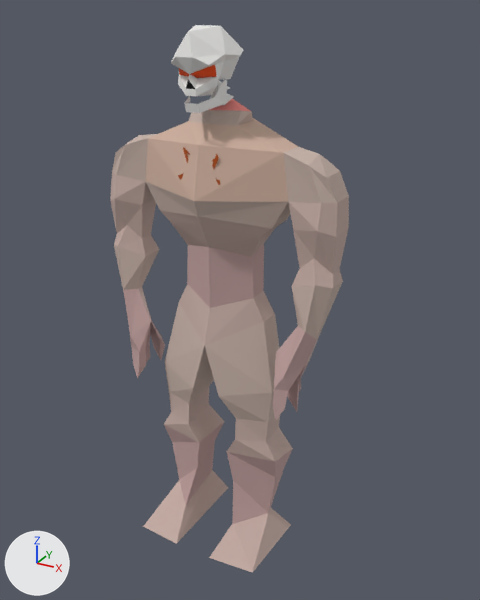
A saved change to the glTF model public/assets/enemies-gltf/nechryael.gltf.
Both versions are drawn from a camera (50 mm lens) standing at (164.0, -270.0, 284.0) and looking at (-6.0, 38.0, 130.0). Every picture has the same lights, and +X, +Y and +Z are marked at lower left. The picture after the commit comes second. Vertices at exactly the same position are counted once.
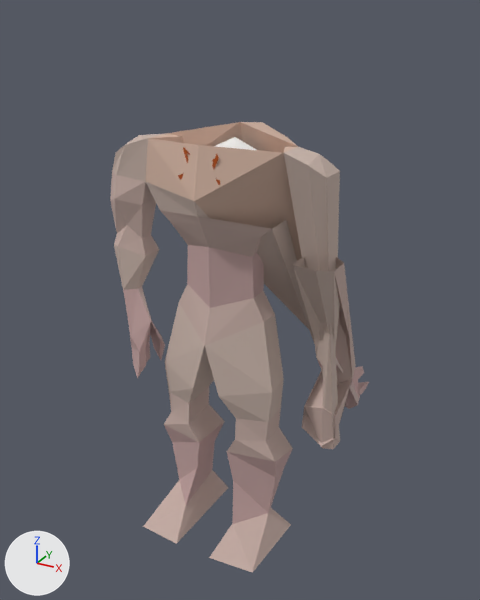
The newer file adds a shape key; the second version is drawn at full value of the shape key 'target_20' of 'Mesh_0', and the change is written as the vertex moves it makes.

Changed parts and their boxes (x1, y1, x2, y2) in the pictures (480 x 600 px; the box of a moved part takes in the faces that stretch with it):
'Mesh_0', reshaped (8% wider, 18% shorter)
    before: (110, 25, 349, 573)
    after: (110, 122, 369, 573)
part 1 of me_mesh_0, moved or reshaped
    before: (171, 25, 243, 96)
    after: (215, 137, 256, 150)
part 2 of me_mesh_0, moved or reshaped (not visible afterwards)
    before: (184, 80, 227, 113)
part 3 of me_mesh_0, moved or reshaped (not visible afterwards)
    before: (213, 80, 230, 93)
part 4 of me_mesh_0, moved or reshaped (not visible afterwards)
    before: (210, 93, 234, 105)
part 5 of me_mesh_0, moved or reshaped
    before: (149, 99, 349, 420)
    after: (149, 122, 369, 449)

Edits to the bpy script that builds the scene:
```text
Change me_mesh_0:
    used by ob_mesh_0; location = (0.0, 0.0, 0.0)
    remove me_mesh_0.from_pydata(...)  # 314 vertices, 559 faces; spans x -64.0..64.0, y -29.0..32.0, z 0.0..277.0
    add me_mesh_0.from_pydata(...)  # 314 vertices, 559 faces; spans x -64.0..64.0, y -29.0..121.0, z 0.0..232.0
    me_mesh_0 part 1: the loose piece of 39 vertices spanning x -15.0..15.0, y -21.0..11.0, z 249.0..277.0 is turned 74.6 degrees about the x axis through its middle and scaled by 0.996, then moved by (0.0, 28.0, -54.0)
    me_mesh_0 part 2: the loose piece of 12 vertices spanning x -10.0..10.0, y -18.0..-3.0, z 242.0..255.0 is turned 76.4 degrees about the x axis through its middle and scaled by 0.994, then moved by (0.0, 46.0, -49.0)
    me_mesh_0 part 3: the loose piece of 8 vertices spanning x -4.0..5.0, y -2.0..9.0, z 249.0..254.0 is turned 76.2 degrees about the x axis through its middle and scaled by 1.01, then moved by (0.0, 33.0, -37.0)
    me_mesh_0 part 4: the loose piece of 8 vertices spanning x -4.0..5.0, y 2.0..12.0, z 243.0..249.0 is turned 72.6 degrees about the x axis through its middle and scaled by 0.978, then moved by (0.0, 36.0, -30.0)
    me_mesh_0 part 5: 68 of 314 vertices moved; they spanned x -15.0..64.0, y -14.0..22.0, z 93.0..245.0 and now span x -15.0..64.0, y -5.0..121.0, z 36.0..228.0; mean shift (-1.0, 60.0, -58.0); largest move (57.0, -2.0, 205.0) -> (52.0, 47.0, 51.0)
```
